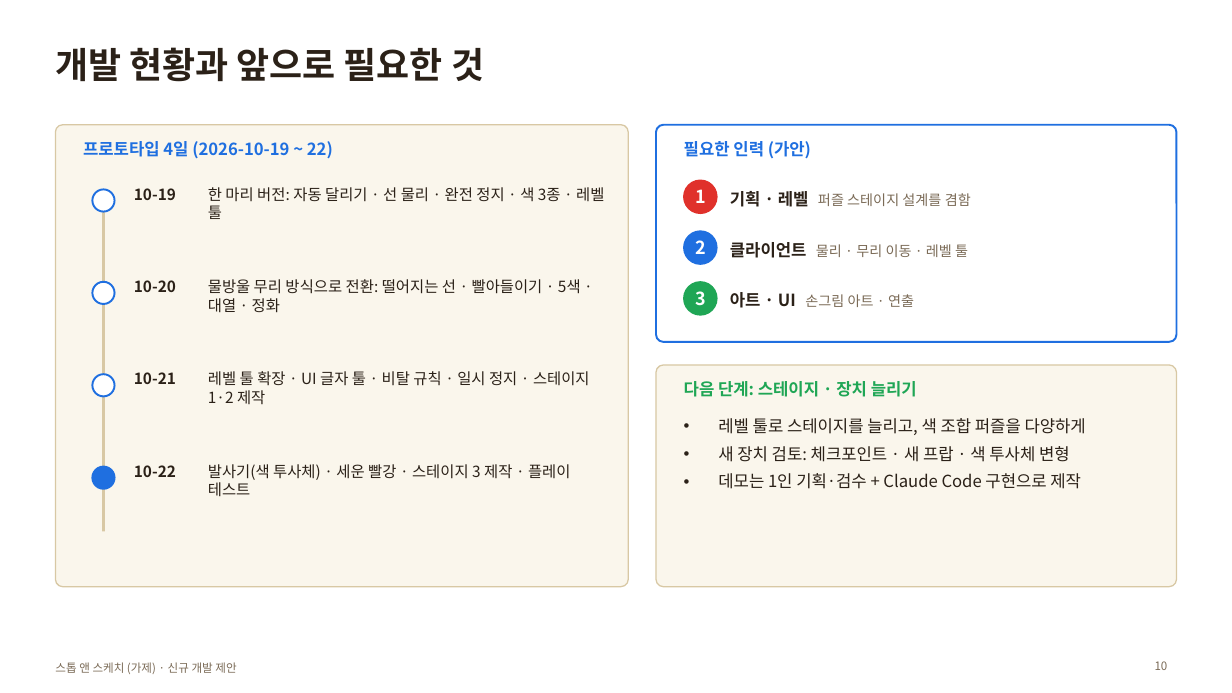
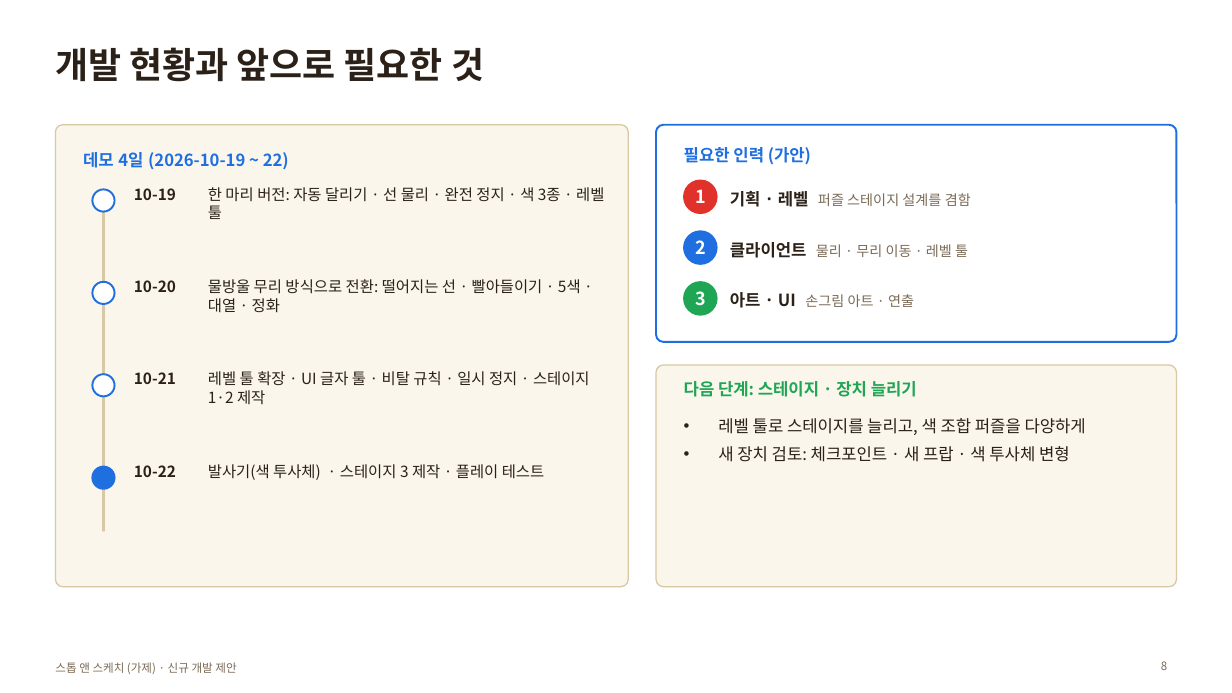
Before and after one commit to willy9068/Stop-Sketch, a slide deck: slide 8 of 스톱앤스케치_제안서.pptx (slide 10 before the commit). Drawn at 1232x693 pixels with LibreOffice and Linux fonts; fonts in the diff are those of the drawing. Boxes give left, top, right and bottom in pixels: in the first picture for what was removed or moved away, otherwise in the second. Text is boxed around its words. In the diff, an @@ line names an element or a change of style, - is before the commit and + after.

```diff
--- a/스톱앤스케치_제안서.pptx
+++ b/스톱앤스케치_제안서.pptx
@@ text "필요한 인력 (가안)": place and size @@
-text "필요한 인력 (가안)" at [684,141,811,159]
+text "필요한 인력 (가안)" at [684,147,811,165]
@@ text at [83,152,289,170]: text changed @@
-프로토타입 4일 (2026-10-19 ~ 22)
+데모 4일 (2026-10-19 ~ 22)
@@ text at [208,464,545,480]: text changed @@
-발사기(색 투사체) · 세운 빨강 · 스테이지 3 제작 · 플레이 테스트
+발사기(색 투사체) · 스테이지 3 제작 · 플레이 테스트
@@ text at [718,473,1081,489]: paragraph removed @@
-• 데모는 1인 기획·검수 + Claude Code 구현으로 제작
@@ page number at [1161,661,1167,670]: text changed @@
-10
+8
```
Also in this commit, not shown: 3 other slides changed, 3 slides removed, 8 other files.
